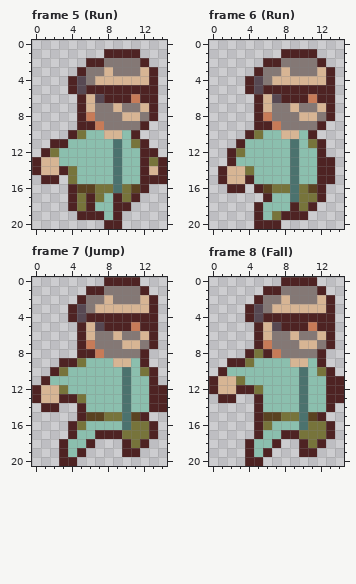
Two states of a pixel-art file, resources/art/raw/character_animations/main_character.aseprite. That is the earlier state.
15x21 pixels, 17 frames. Colours within 5 levels of each other are drawn and written as one. Shown: frame 5 (Run), frame 6 (Run), frame 7 (Jump), frame 8 (Fall). The commit also changed other frames, which this record leaves out.
After:
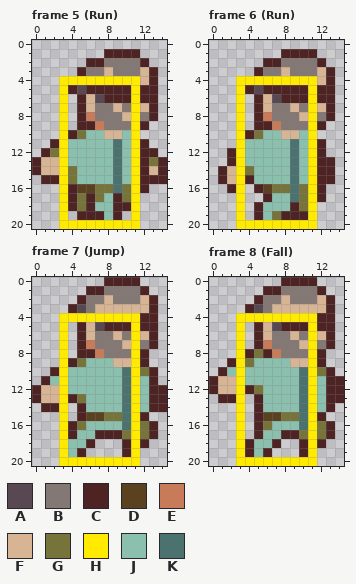
Palette (. is transparent): A #574852  B #847875  C #4e2323  D #5a4221  E #c77b58  F #d7b594  G #77743b  H #ffea00  J #8bbfae  K #4b726e
Changes in this commit:
layer "Layer 2" added
--- frame 5 (Run), layer "Layer 2"
@@ x 0..14 @@
  3 .....CBBFBBBFC.
- 4 ....CABFFFFFFC.
- 5 ....CACCCCCCCC.
- 6 .....CFACCCECC.
- 7 .....CFBBFBBFC.
- 8 .....CEBBBFFBC.
- 9 .....CCEBBBBC..
-10 ....CGJJFFJC...
-11 ..CCJJJJJKJGC..
-12 .CGJJJJJJKJJCC.
-13 CFFJJJJJJKJJCGC
-14 CFFCGJJJJKJJCFC
-15 .CC.GJJJJKJJCCC
-16 ....CDDGGKGDC..
-17 ....CGCGJCGC...
-18 ....CGCJJCC....
-19 .....CCCJC.....
-20 ........CC.....
+ 4 ...HHHHHHHHHFC.
+ 5 ...HCACCCCCHCC.
+ 6 ...H.CFACCCHCC.
+ 7 ...H.CFBBFBHFC.
+ 8 ...H.CEBBBFHBC.
+ 9 ...H.CCEBBBHC..
+10 ...HCGJJFFJH...
+11 ..CHJJJJJKJHC..
+12 .CGHJJJJJKJHCC.
+13 CFFHJJJJJKJHCGC
+14 CFFHGJJJJKJHCFC
+15 .CCHGJJJJKJHCCC
+16 ...HCDDGGKGHC..
+17 ...HCGCGJCGH...
+18 ...HCGCJJCCH...
+19 ...H.CCCJC.H...
+20 ...HHHHHHHHH...
--- frame 6 (Run), layer "Layer 2"
@@ x 0..14 @@
  3 .....CBBFBBBFC.
- 4 ....CABFFFFFFC.
- 5 ....CACCCCCCCC.
- 6 .....CFACCCECC.
- 7 .....CFBBFBBFC.
- 8 .....CEBBBFFBC.
- 9 .....CCEBBBBC..
-10 ....CGJJFFJC...
-11 ...CJJJJJKJGC..
-12 ..CGJJJJJKJJC..
-13 ..CJJJJJJKJJCC.
-14 .CFFGJJJJKJJCC.
-15 .CFFCJJJJKJJCC.
-16 ..CC.CDGGKGDC..
-17 ......CJJKGGC..
-18 .....CJJJCGC...
-19 .....CJGCCC....
-20 .....CCC.......
+ 4 ...HHHHHHHHHFC.
+ 5 ...HCACCCCCHCC.
+ 6 ...H.CFACCCHCC.
+ 7 ...H.CFBBFBHFC.
+ 8 ...H.CEBBBFHBC.
+ 9 ...H.CCEBBBHC..
+10 ...HCGJJFFJH...
+11 ...HJJJJJKJHC..
+12 ..CHJJJJJKJHC..
+13 ..CHJJJJJKJHCC.
+14 .CFHGJJJJKJHCC.
+15 .CFHCJJJJKJHCC.
+16 ..CH.CDGGKGHC..
+17 ...H..CJJKGHC..
+18 ...H.CJJJCGH...
+19 ...H.CJGCCCH...
+20 ...HHHHHHHHH...
--- frame 7 (Jump), layer "Layer 2"
@@ x 0..14 @@
  3 ....CABFFFFFFC.
- 4 ....CACCCCCCCC.
- 5 .....CFACCCECC.
- 6 .....CFBBFBBFC.
- 7 .....CEBBBFFBC.
- 8 .....CCEBBBBC..
- 9 ...CCGJJJFFJC..
-10 ..CGJJJJJJKJGC.
-11 .CJJJJJJJJKJJC.
-12 CFFGJJJJJJKJJCC
-13 CFFCCGJJJJKJJCC
-14 .CC..CJJJJKJJCC
-15 .....CDDGGKDC..
-16 ....CGJJJJKGGC.
-17 ....CJJCCCGGGC.
-18 ...CJJC...CGC..
-19 ...CJC....CC...
-20 ...CC..........
+ 4 ...HHHHHHHHHCC.
+ 5 ...H.CFACCCHCC.
+ 6 ...H.CFBBFBHFC.
+ 7 ...H.CEBBBFHBC.
+ 8 ...H.CCEBBBHC..
+ 9 ...HCGJJJFFHC..
+10 ..CHJJJJJJKHGC.
+11 .CJHJJJJJJKHJC.
+12 CFFHJJJJJJKHJCC
+13 CFFHCGJJJJKHJCC
+14 .CCH.CJJJJKHJCC
+15 ...H.CDDGGKHC..
+16 ...HCGJJJJKHGC.
+17 ...HCJJCCCGHGC.
+18 ...HJJC...CHC..
+19 ...HJC....CH...
+20 ...HHHHHHHHH...
--- frame 8 (Fall), layer "Layer 2"
@@ x 0..14 @@
  3 ....CABFFFFFFC.
- 4 ....CACCCCCCCC.
- 5 .....CFACCCECC.
- 6 .....CFBBFBBFC.
- 7 .....CEBBBFFBC.
- 8 ....CGCEBBBBC..
- 9 ..CCGJJJJFFJC..
-10 .CJJJJJJJJKJGC.
-11 CFFGJJJJJJKJJCC
-12 CFFCCGJJJJKJJCC
-13 .CC..CJJJJKJJCC
-14 .....CJJJJKJJC.
-15 .....CDDGGKDC..
-16 .....CGJJJKGGC.
-17 .....CJJCCGGGC.
-18 ....CJJC..CGC..
-19 ....CJC...CC...
-20 ....CC.........
+ 4 ...HHHHHHHHHCC.
+ 5 ...H.CFACCCHCC.
+ 6 ...H.CFBBFBHFC.
+ 7 ...H.CEBBBFHBC.
+ 8 ...HCGCEBBBHC..
+ 9 ..CHGJJJJFFHC..
+10 .CJHJJJJJJKHGC.
+11 CFFHJJJJJJKHJCC
+12 CFFHCGJJJJKHJCC
+13 .CCH.CJJJJKHJCC
+14 ...H.CJJJJKHJC.
+15 ...H.CDDGGKHC..
+16 ...H.CGJJJKHGC.
+17 ...H.CJJCCGHGC.
+18 ...HCJJC..CHC..
+19 ...HCJC...CH...
+20 ...HHHHHHHHH...
Where, in picture pixels (left, top, right, bottom), the same in both pictures:
changed: (59, 76, 140, 229)
changed: (236, 76, 317, 229)
changed: (59, 313, 140, 466)
changed: (236, 313, 317, 466)
